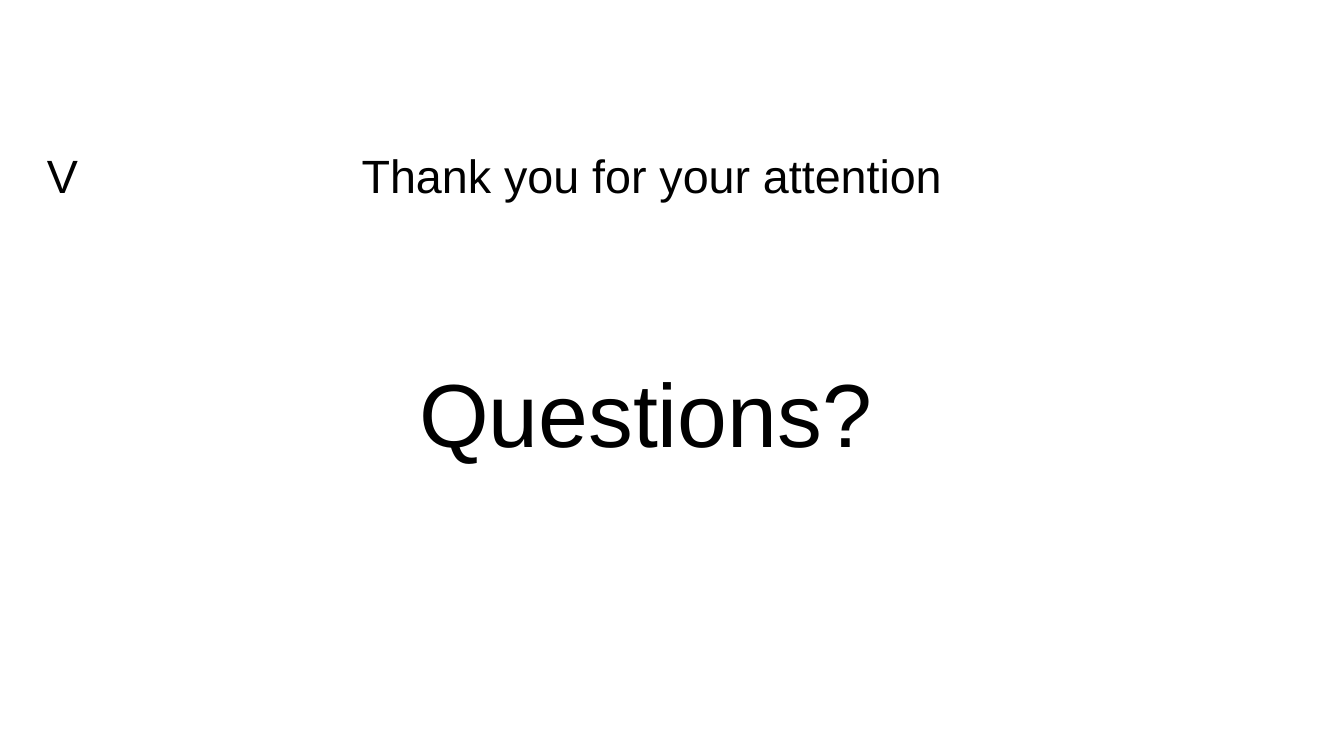
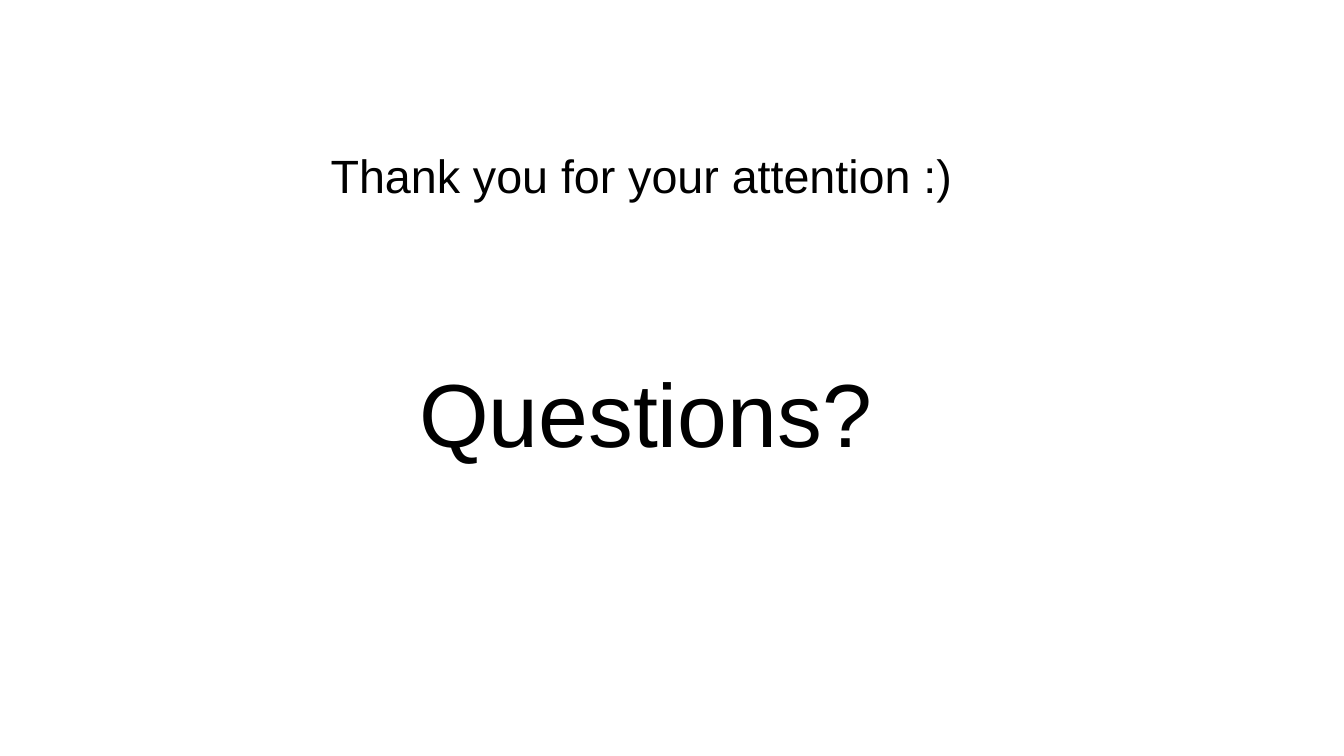
Before and after one commit to abraxas-dev/Knowledge-Graph-Creation-from-Text-with-LLMs, a slide deck: slide 10 of Mini-Project Presentation/mini-presentation.pptx (slide 12 before the commit). Drawn at 1344x756 pixels with LibreOffice and Linux fonts; fonts in the diff are those of the drawing; background and template pictures are left out. Boxes give left, top, right and bottom in pixels: in the first picture for what was removed or moved away, otherwise in the second. Text is boxed around its words. In the diff, an @@ line names an element or a change of style, - is before the commit and + after.

```diff
--- a/Mini-Project Presentation/mini-presentation.pptx
+++ b/Mini-Project Presentation/mini-presentation.pptx
@@ title at (331,159,911,202): text changed @@
-V Thank you for your attention
+Thank you for your attention :)
```
Also in this commit, not shown: 8 other slides changed, 1 slide added, 3 slides removed.
